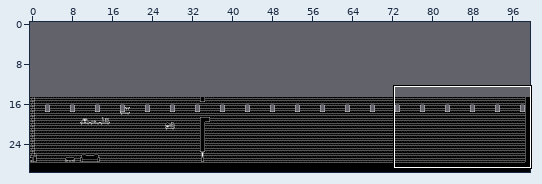
One commit to this Tiled map: assets/levels/level_1.tmx. The picture above shows the old version from afar; the outline marks the close-up.
Close-up. Before the edit:
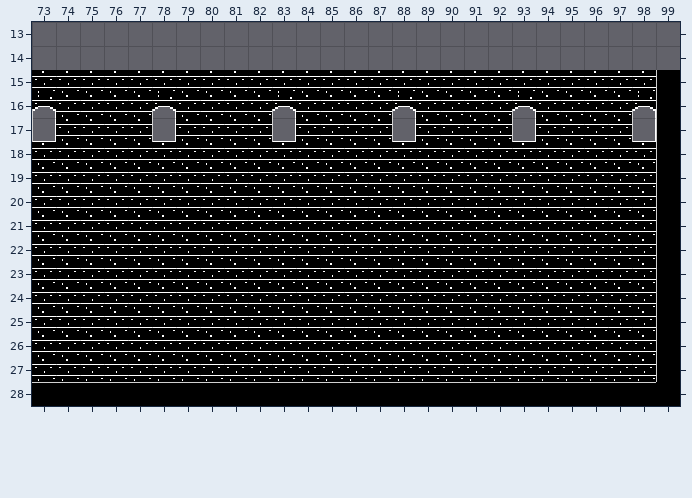
Cells are 16x16 px. Shown: x 73..99, y 13..28. The commit also changed other parts of the map, which this record leaves out. The old version is drawn lined up with the new one.
The result:
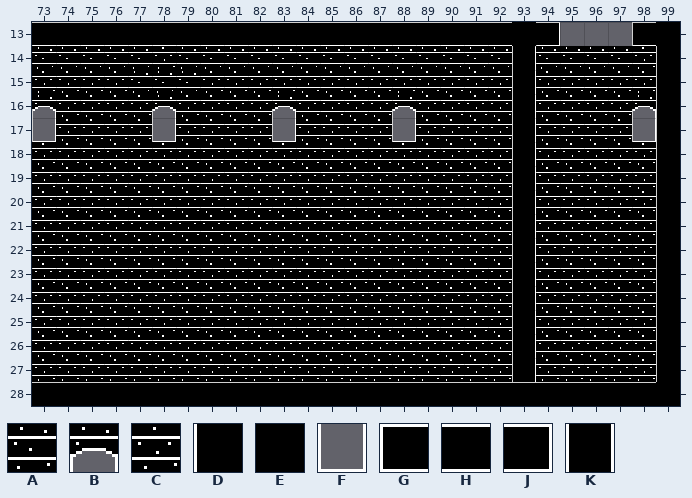
Key: from "tileset": A 6, B 8, C 11, D 16, E 17, F 24, G 49, H 50, J 51, K 64.
_ is an empty cell.
Tiles replaced or removed in this view: B, C, F.
The exact change:
Changed rows in their new state; . is an unchanged cell.
map size 100x15 -> 100x30 cells (old content now starts at 0,15; both pictures use the new coordinates)
Layer "Background":
first column x 73:
14 AAAAACAAAAAAAAAAAAAA.AAAAC
15 ....AAA............._.....
16 ...................._.....
17 ...................._.....
18 ...................._.....
19 ...................._.....
20 ...................._.....
21 ...................._.....
22 ...................._.....
23 ...................._.....
24 ...................._.....
25 ...................._.....
26 ...................._.....
27 ...................._.....
Layer "Ground":
first column x 73:
13 HHHHHHHHHHHHHHHHHHHHEJ...GE
14 ....................K.....D
15 ....................K......
16 ....................K......
17 ....................K......
18 ....................K......
19 ....................K......
20 ....................K......
21 ....................K......
22 ....................K......
23 ....................K......
24 ....................K......
25 ....................K......
26 ....................K......
27 ....................K......
